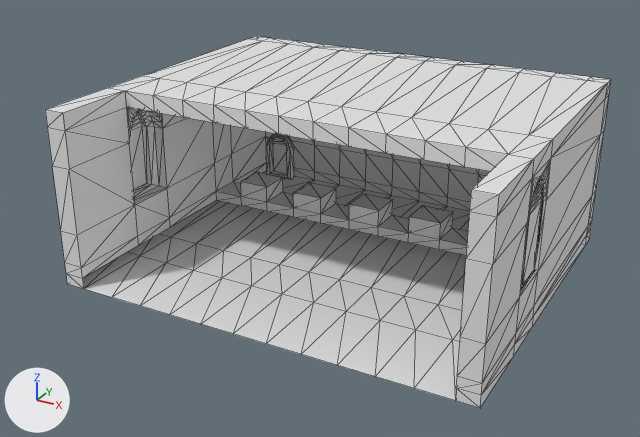
Before and after pictures for a commit that changed the OBJ model OpenGL_Framework/OpenGL_Framework/Assets/Models/knightCourt1.obj.
Camera for both pictures: a 50 mm camera at (52.5, -92.7, 55.2) aimed at (-1.0, 4.5, 6.6). The axes (+X, +Y, +Z) are drawn at lower left. The lights are the same throughout. Mesh edges are drawn as thin lines. Where no turn or scale is listed for an object, it has been applied to the vertices.

Names of what the first picture shows: 'knightCourt1'.
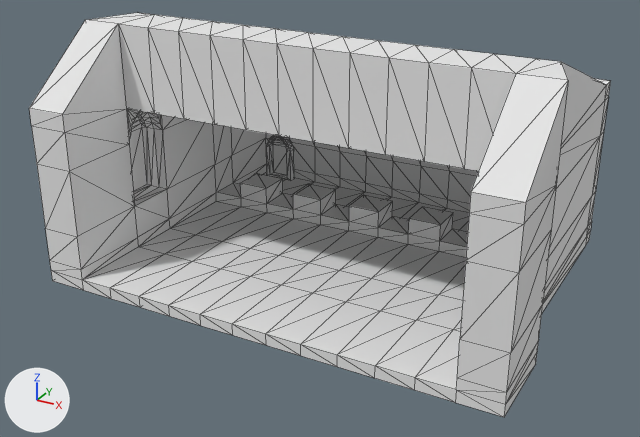
What changed in the scene script:
```text
Add mat_none:
    mat_none = principled_material('None')
    mat_none.base_color = (0.8, 0.8, 0.8)  # white #e7e7e7
    mat_none.roughness = 1.0
Change me_knightcourt1:
    used by ob_knightcourt1; location = (0.0, 0.0, 0.0)
    remove me_knightcourt1.from_pydata(...)  # 672 vertices, 1365 faces; spans x -29.4..29.4, y -15.2..33.9, z -1.6..23.0
    add me_knightcourt1.from_pydata(...)  # 702 vertices, 1453 faces; spans x -32.1..32.1, y -15.2..33.9, z -1.8..32.0
    me_knightcourt1 part 1: the loose piece of 68 vertices spanning x -25.5..-20.7, y 29.9..31.0, z 0.0..7.9 is moved by (0.0, 0.0, -0.2), in mat_none (white #e7e7e7)
    me_knightcourt1 part 2: the loose piece of 604 vertices spanning x -29.4..29.4, y -15.2..33.9, z -1.6..23.0 is rebuilt with 634 vertices and now spans x -32.1..32.1, y -15.2..33.9, z -1.8..32.0, in mat_none (white #e7e7e7)
    add me_knightcourt1.materials.append(mat_none)  # white #e7e7e7
```

Changed parts and their boxes [x1, y1, x2, y2] in the pictures (640 x 437 px; the box of a moved part takes in the faces that stretch with it):
'knightCourt1', reshaped (9% taller): before [45, 36, 611, 408]; after [29, 13, 611, 417]
part 1 of me_knightcourt1, moved or reshaped: before [266, 134, 294, 179]; after [266, 135, 294, 181]
part 2 of me_knightcourt1, rebuilt (9% taller): before [45, 36, 611, 408]; after [29, 13, 611, 417]
